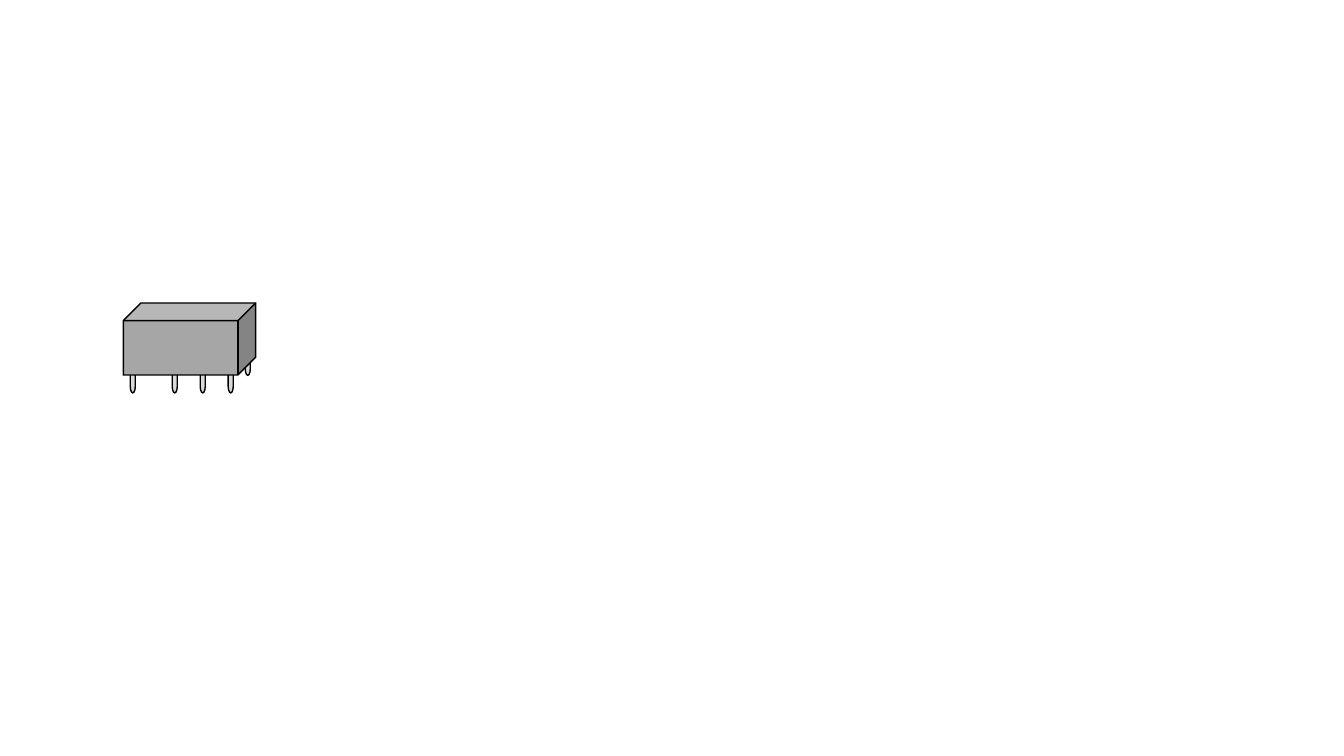
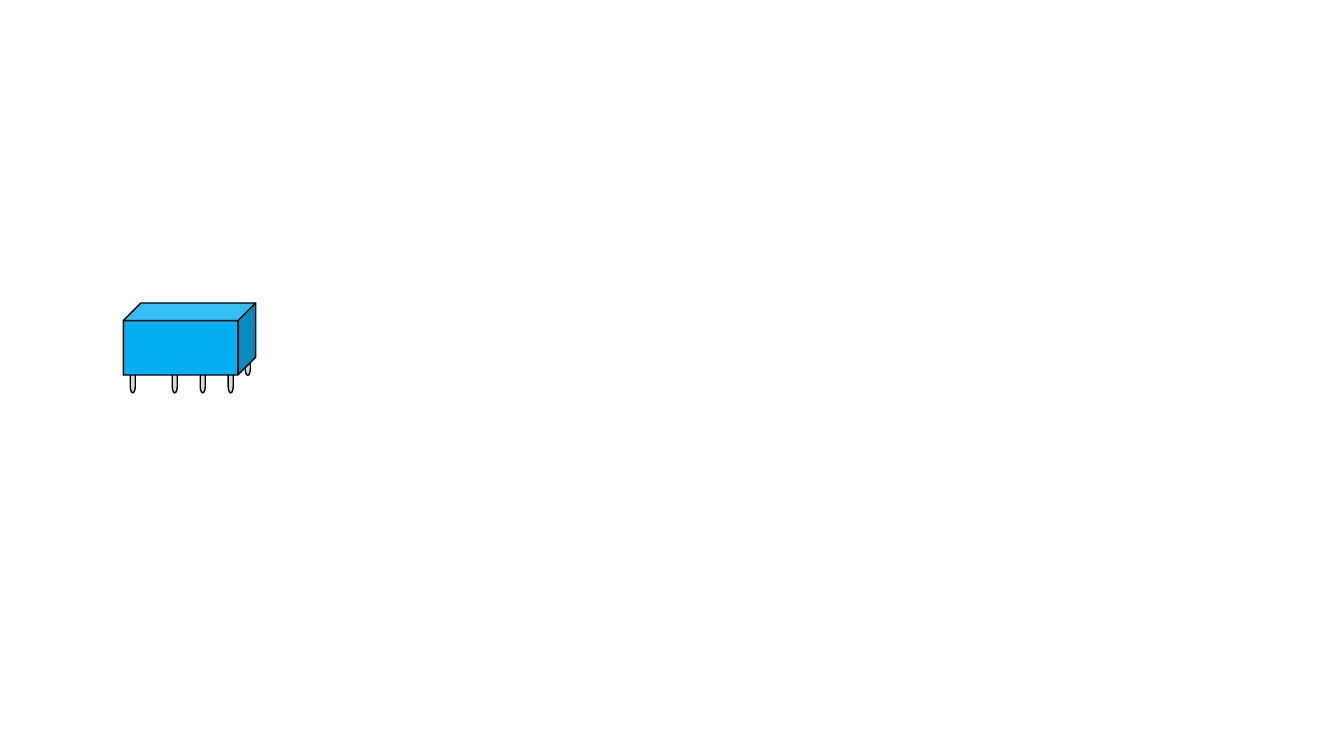
Before and after one commit to RichmondPhysics/electronics, a slide deck: slide 1 of electronics_manual/relays/relay_picture.pptx. Drawn at 1344x756 pixels with LibreOffice and Linux fonts; fonts in the diff are those of the drawing. Boxes give left, top, right and bottom in pixels: in the first picture for what was removed or moved away, otherwise in the second. Text is boxed around its words. In the diff, an @@ line names an element or a change of style, - is before the commit and + after.

```diff
--- a/electronics_manual/relays/relay_picture.pptx
+++ b/electronics_manual/relays/relay_picture.pptx
@@ cube at [123, 303, 255, 376]: fill #A6A6A6 to #00B0F0 @@
```
Also in this commit, not shown: 30 other files.
